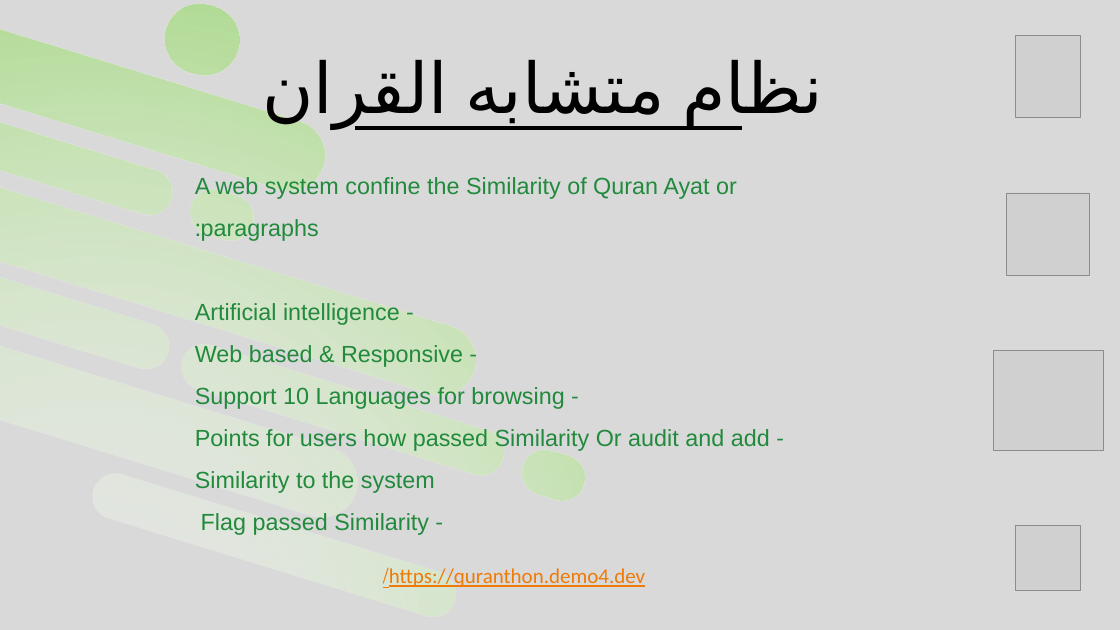
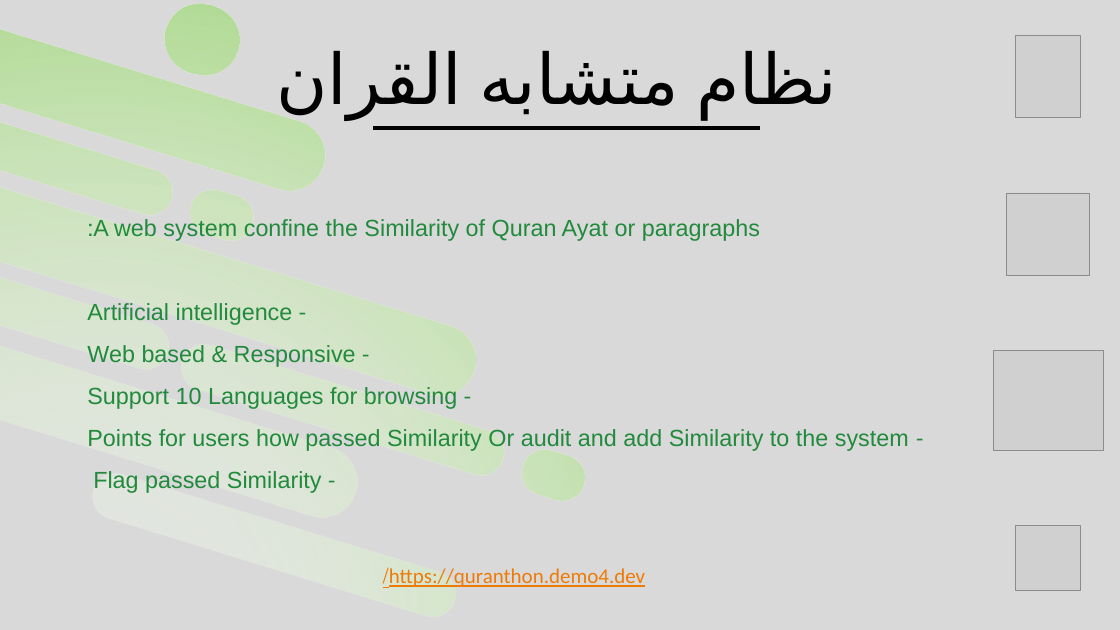
Before and after one commit to Alsafady/quranthon, a slide deck: slide 6 of Quran_Similarities.pptx (slide 5 before the commit). Drawn at 1120x630 pixels with LibreOffice and Linux fonts; fonts in the diff are those of the drawing; grey boxes stand for pictures. Boxes give left, top, right and bottom in pixels: in the first picture for what was removed or moved away, otherwise in the second. Text is boxed around its words. In the diff, an @@ line names an element or a change of style, - is before the commit and + after.

```diff
--- a/Quran_Similarities.pptx
+++ b/Quran_Similarities.pptx
@@ text "نظام متشابه القران" moved from (x1=682, y1=59, x2=823, y2=128) to (x1=696, y1=50, x2=837, y2=119) @@
@@ line moved from (742, 129) - (355, 129) to (760, 129) - (373, 129) @@
@@ text "A web system confine the ..." rewrapped from (x1=195, y1=177, x2=770, y2=535) to (x1=87, y1=219, x2=909, y2=493) @@
```
Also in this commit, not shown: 3 other slides changed, 1 slide added.
